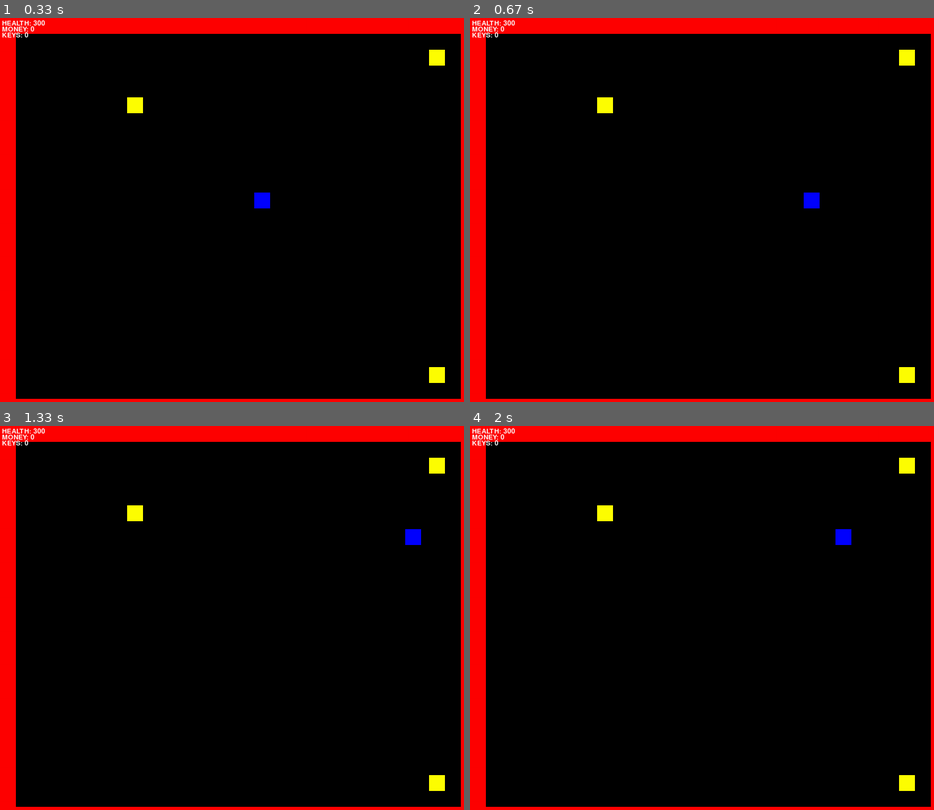
Above: before the commit, frames 1-4 (two rows, left to right).
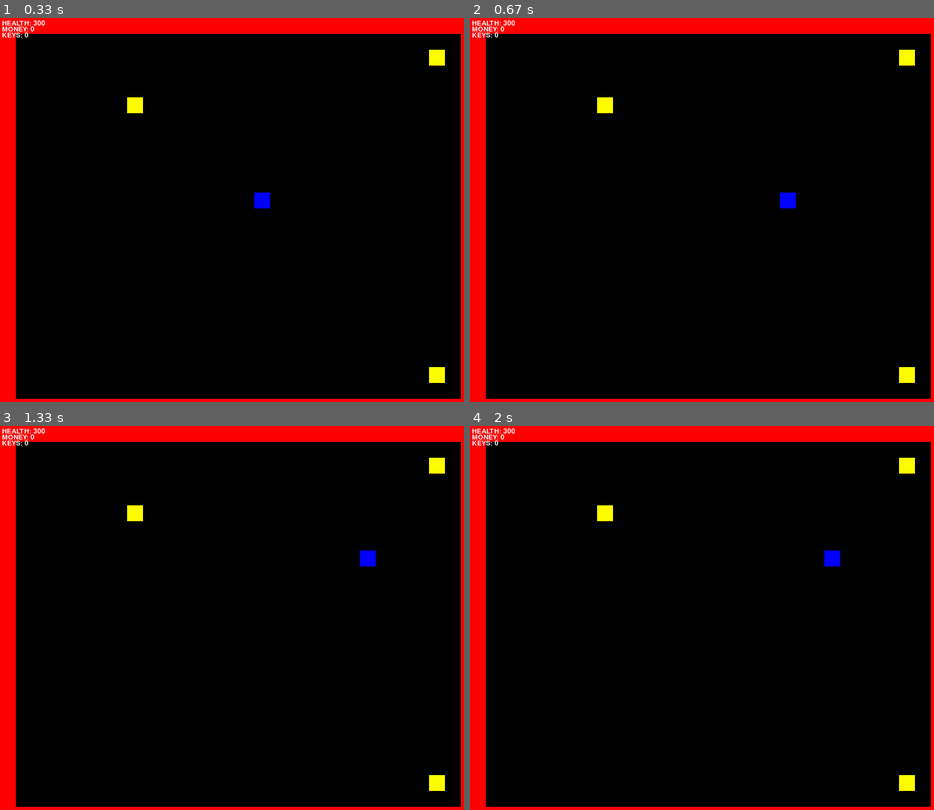
Above: after the commit, the same moments.

Repository: cduck1/dukecw-classwork
Game: pygame game, started from Tile Game/Tile Movement Game.py
Same seed, same stepped clock (60 frames per second), same inputs: the game is played once before the commit and once after it.
Inputs:
- Up to frame 1 (0.33 s): no input
- Up to frame 2 (0.67 s): hold Right from 0.33 s (still down)
- Up to frame 3 (1.33 s): release Right at 0.8 s; hold Up 0.83-1.13 s; hold Right from 1.17 s (still down)
- Up to frame 4 (2 s): release Right at 1.63 s; hold Left from 1.67 s (still down)

Frame 1 is identical in both runs. In frame 2, 0.3% of the frame differs, in the area x 66-76%, y 45-50%; in frame 3, 0.3%, in the area x 77-91%, y 26-37%; in frame 4, 0.3%.

Commit message:
Update Tile Movement Game.py
Slowed the player down slightly

Diff:
--- a/Tile Game/Tile Movement Game.py
+++ b/Tile Game/Tile Movement Game.py
@@ -330,13 +330,13 @@
             done = True
     keys = pygame.key.get_pressed()
     if keys[pygame.K_LEFT]:
-        myPlayer.changespeed(-10, 0)
+        myPlayer.changespeed(-7, 0)
     if keys[pygame.K_RIGHT]:
-        myPlayer.changespeed(10, 0)
+        myPlayer.changespeed(7, 0)
     if keys[pygame.K_UP]:
-        myPlayer.changespeed(0, -10)
+        myPlayer.changespeed(0, -7)
     if keys[pygame.K_DOWN]:
-        myPlayer.changespeed(0, 10)
+        myPlayer.changespeed(0, 7)
     if keys[pygame.K_SPACE]:
         myPlayer.spawnsword()
     else:
